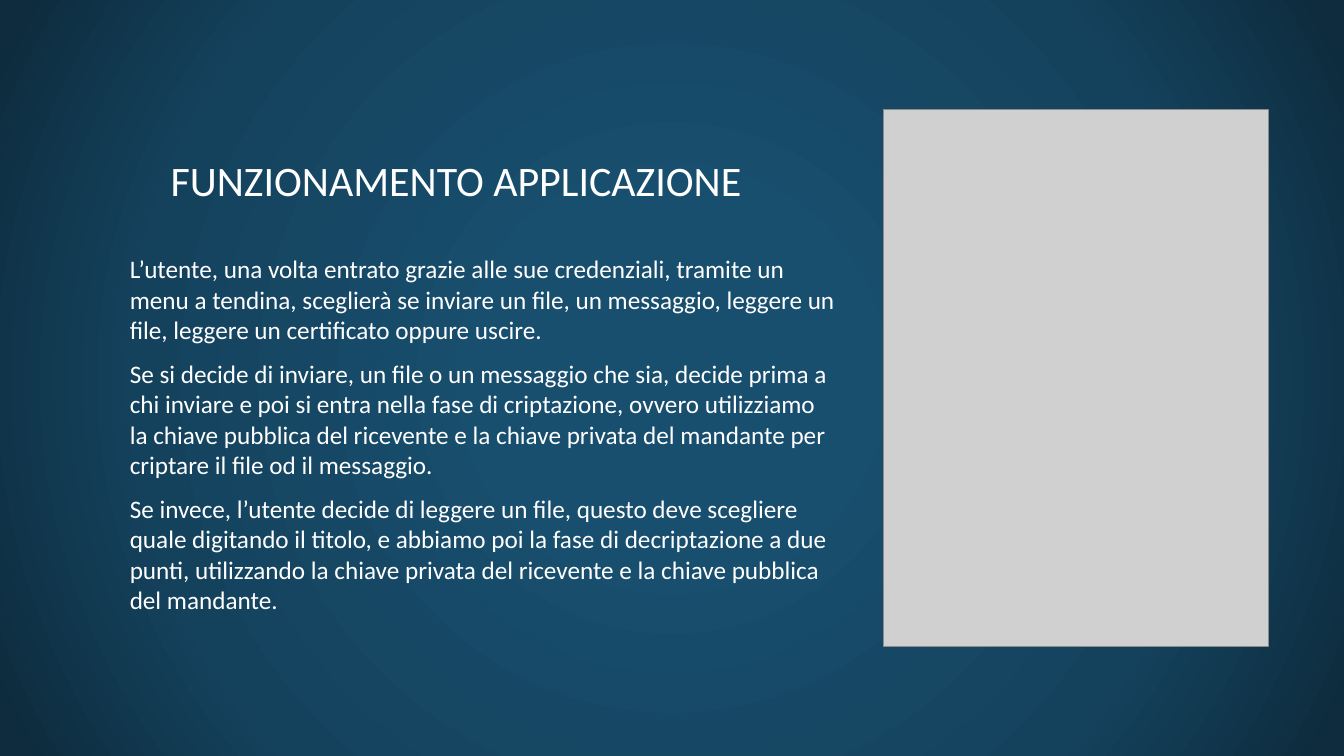
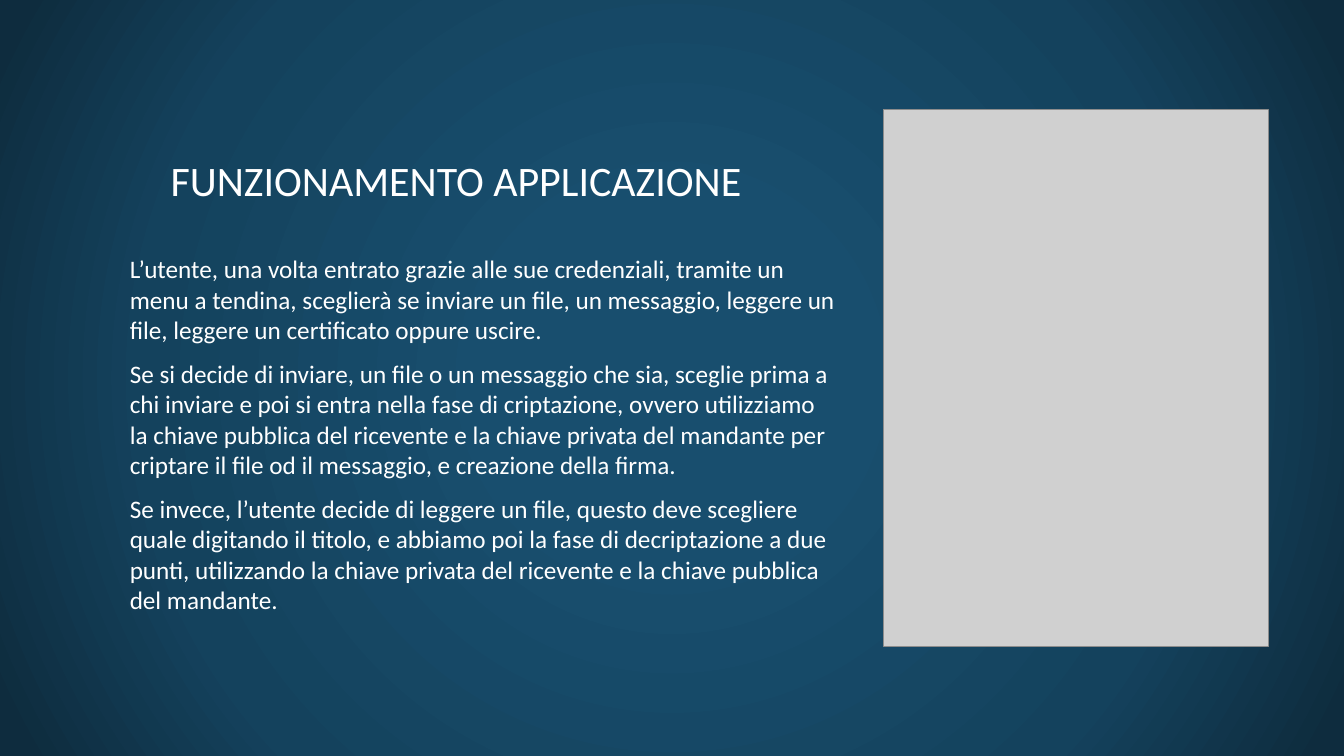
Before and after one commit to matemmequadro/homework_ssd_1, a slide deck: slide 4 of Primo Homework.pptx. Drawn at 1344x756 pixels with LibreOffice and Linux fonts; fonts in the diff are those of the drawing; grey boxes stand for pictures; background and template pictures are left out. Boxes give left, top, right and bottom in pixels: in the first picture for what was removed or moved away, otherwise in the second. Text is boxed around its words. In the diff, an @@ line names an element or a change of style, - is before the commit and + after.

```diff
--- a/Primo Homework.pptx
+++ b/Primo Homework.pptx
@@ text at (x1=130, y1=365, x2=827, y2=479): text changed @@
-Se si decide di inviare, un file o un messaggio che sia, decide prima a chi inviare e poi si entra nella fase di criptazione, ovvero utilizziamo la chiave pubblica del ricevente e la chiave privata del mandante per criptare il file od il messaggio.
+Se si decide di inviare, un file o un messaggio che sia, sceglie prima a chi inviare e poi si entra nella fase di criptazione, ovvero utilizziamo la chiave pubblica del ricevente e la chiave privata del mandante per criptare il file od il messaggio, e creazione della firma.
```
